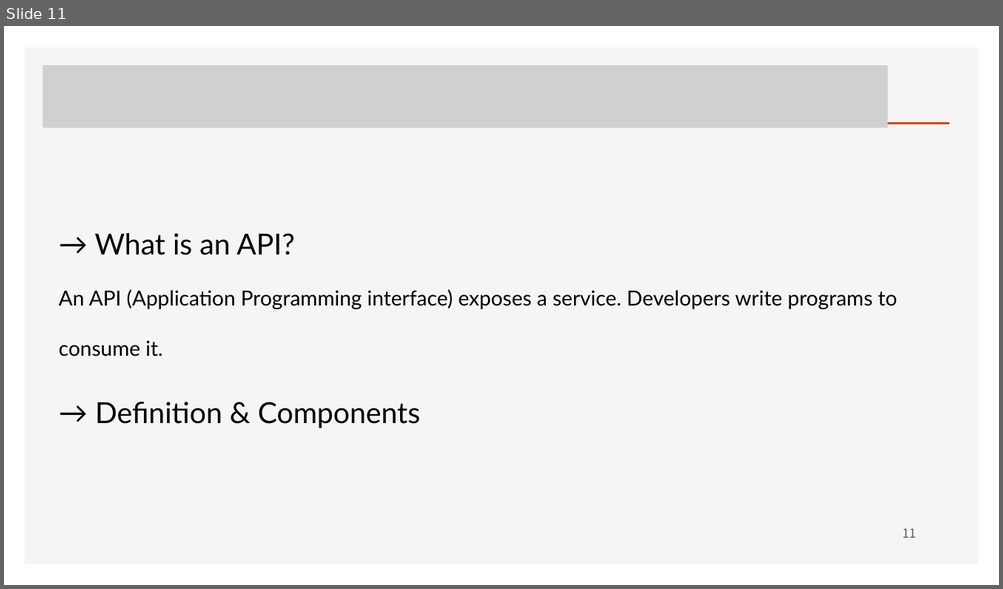
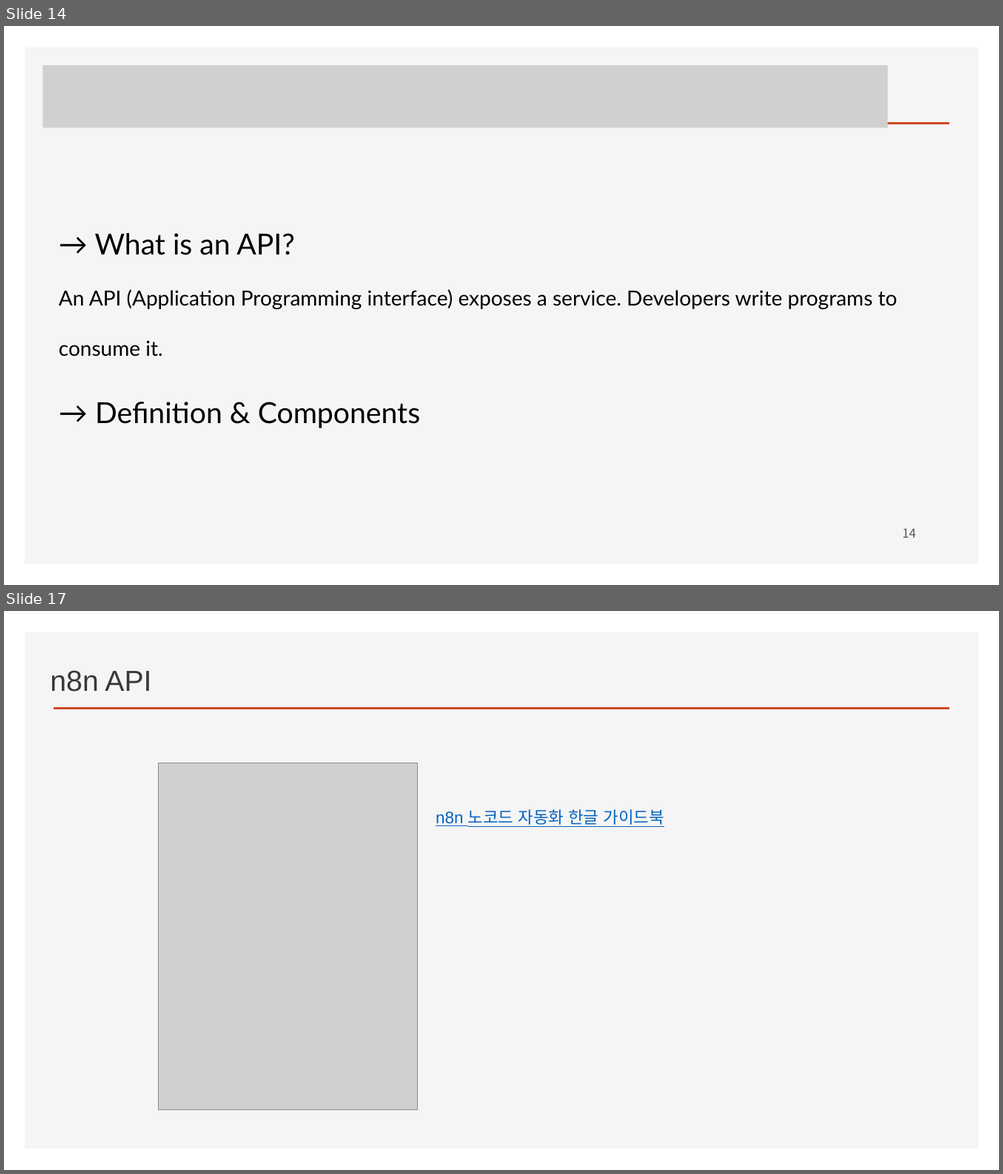
Before and after one commit to ancestor9/2026_Fall_AI-Workflow, a slide deck: PPTs/04_AI Workflow_n8n.pptx. Shown one above the other, each under a label of ours: slide 11 before the commit, slides 14 and 17 after it; the slides between them are not shown. The pictures are 1003x589 and 1003x1174 pixels, drawn with LibreOffice and Linux fonts; fonts in the diff are those of the drawing; grey boxes stand for pictures; background and template pictures are left out. Boxes give left, top, right and bottom in pixels: in the first picture for what was removed or moved away, otherwise in the second. Text is boxed around its words. In the diff, an @@ line names an element or a change of style, - is before the commit and + after.

```diff
--- a/PPTs/04_AI Workflow_n8n.pptx
+++ b/PPTs/04_AI Workflow_n8n.pptx
@@ slide 17 added at [4, 611, 999, 1170], background #FFFFFF; not listed: 2 template elements that a slide beside it also shows @@
@@ text added at [50, 670, 151, 692], 28 pt, text #3B3838 @@
+n8n API
@@ picture added at [159, 763, 418, 1111] @@
@@ text added at [435, 809, 664, 827], 16 pt, text #0563C1, underline @@
+n8n 노코드 자동화 한글 가이드북
@@ what was slide 11 is now slide 14 @@
@@ page number at [902, 528, 916, 538]: text changed @@
-11
+14
```
Also in this commit, not shown: 2 slides changed, 6 other slides added.
